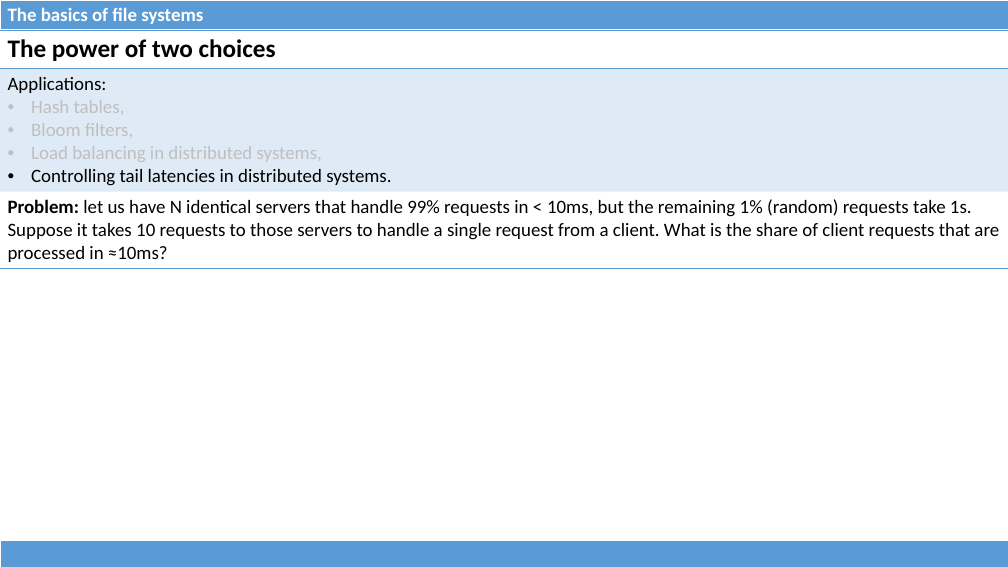
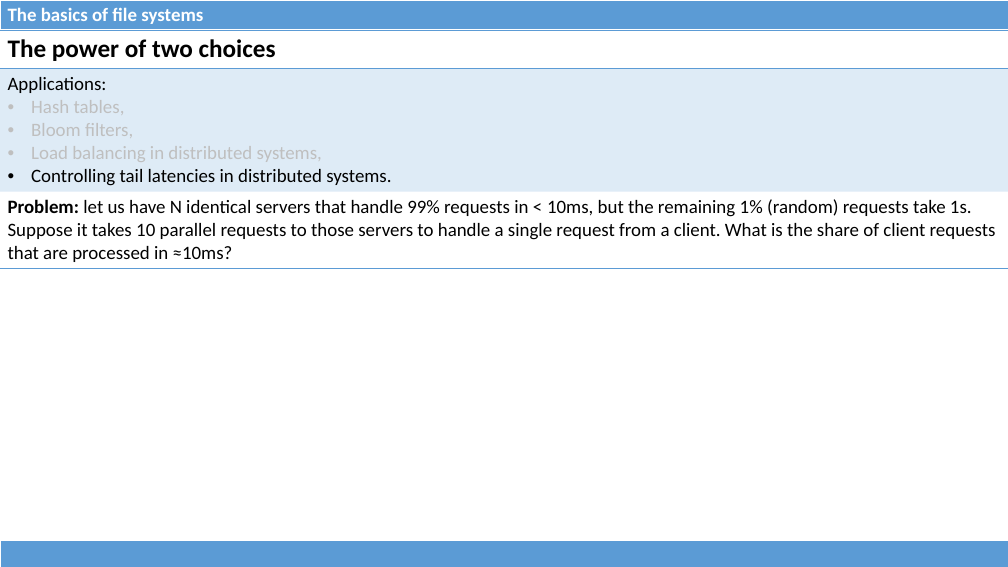
Before and after one commit to dominiquelefevre/filesystems-101-jb, a slide deck: slide 50 of talks/src/class05.pptx (slide 45 before the commit). Drawn at 1008x567 pixels with LibreOffice and Linux fonts; fonts in the diff are those of the drawing. Boxes give left, top, right and bottom in pixels: in the first picture for what was removed or moved away, otherwise in the second. Text is boxed around its words. In the diff, an @@ line names an element or a change of style, - is before the commit and + after.

```diff
--- a/talks/src/class05.pptx
+++ b/talks/src/class05.pptx
@@ table at (0,30,1008,266) @@
-row 3, column 1: Problem: let us have N identical servers that handle 99% requests in < 10ms, but the remaining 1% (random) requests take 1s. Suppose it takes 10 requests to those servers to handle a single request from a client. What is the share of client requests that are processed in ≈10ms?
+row 3, column 1: Problem: let us have N identical servers that handle 99% requests in < 10ms, but the remaining 1% (random) requests take 1s. Suppose it takes 10 parallel requests to those servers to handle a single request from a client. What is the share of client requests that are processed in ≈10ms?
```
Also in this commit, not shown: 8 other slides changed, 6 slides added, 1 slide removed, 1 other file.
